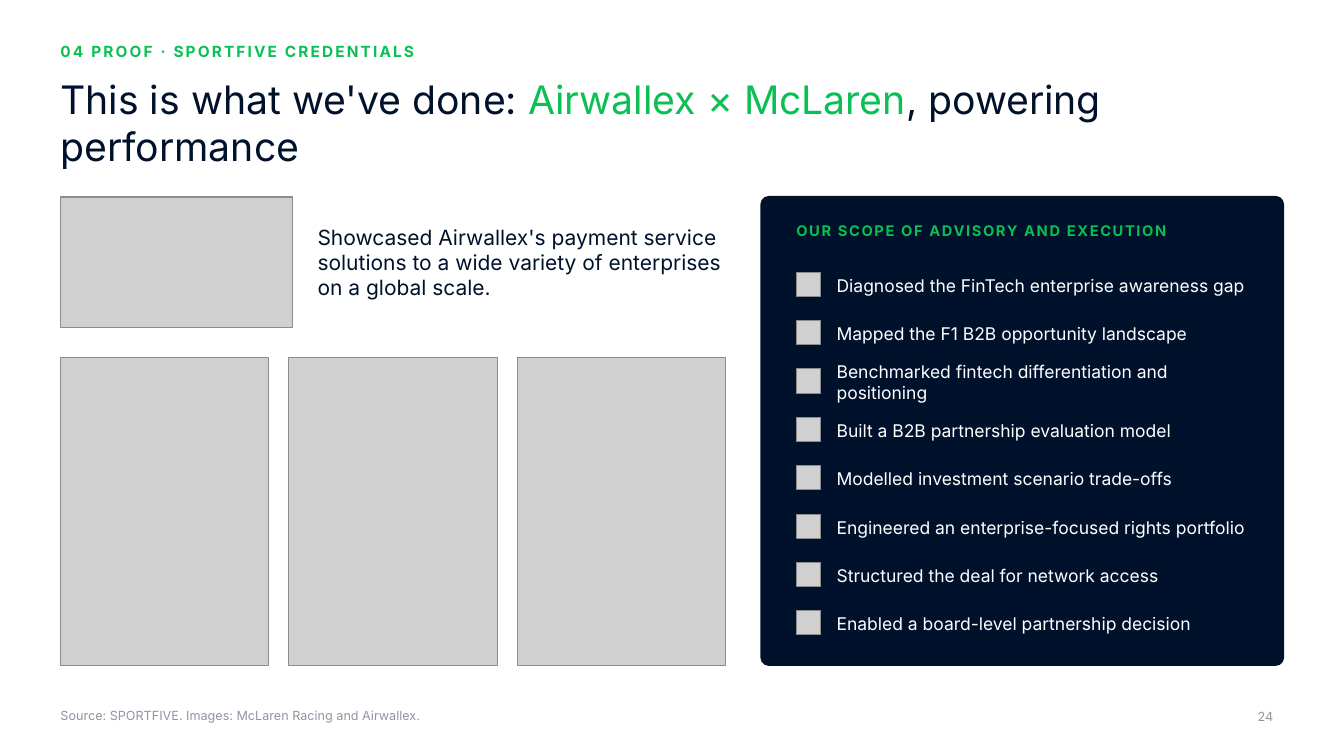
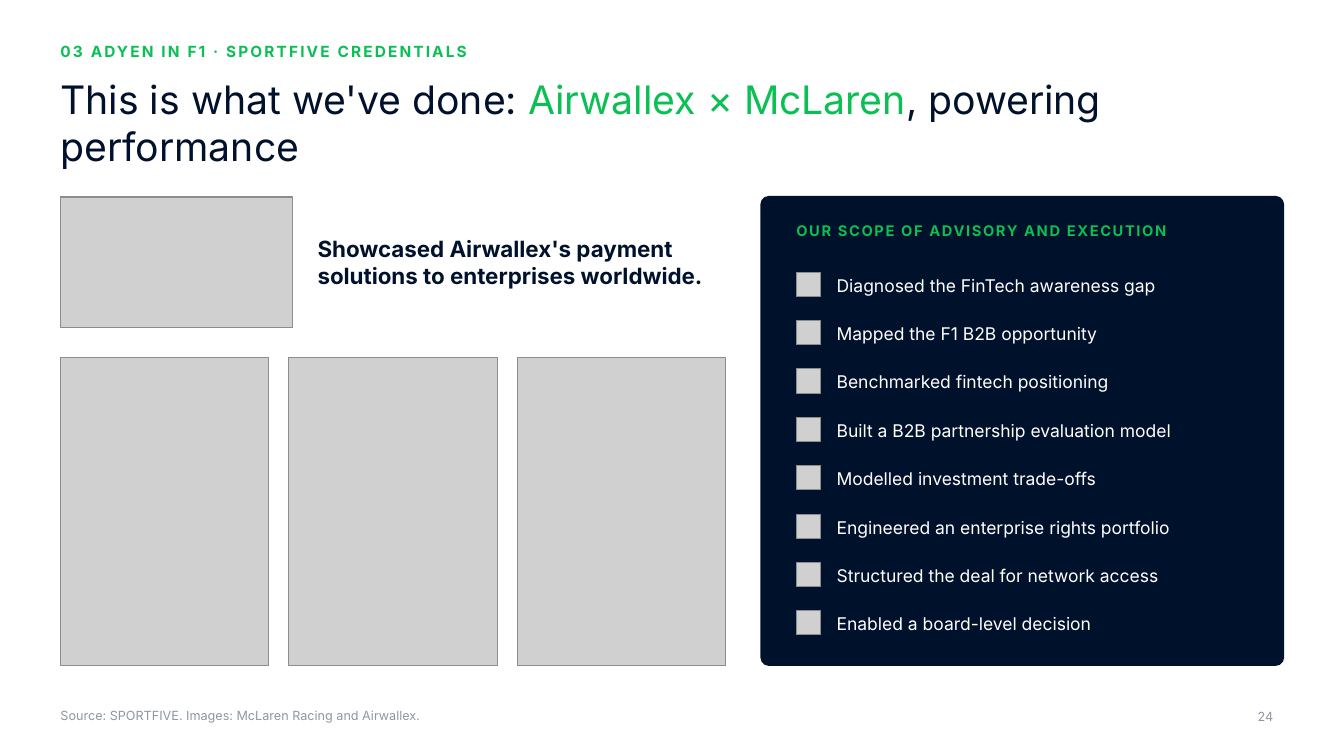
Before and after one commit to rahulgopalan42/rg42, a slide deck: slide 24 of adyen-f1-deck/Adyen x F1 - Chairman deck.pptx. Drawn at 1344x756 pixels with LibreOffice and Linux fonts; fonts in the diff are those of the drawing; grey boxes stand for pictures; background and template pictures are left out. Boxes give left, top, right and bottom in pixels: in the first picture for what was removed or moved away, otherwise in the second. Text is boxed around its words. In the diff, an @@ line names an element or a change of style, - is before the commit and + after.

```diff
--- a/adyen-f1-deck/Adyen x F1 - Chairman deck.pptx
+++ b/adyen-f1-deck/Adyen x F1 - Chairman deck.pptx
@@ text at (60, 45, 414, 57): text changed @@
-04 PROOF · SPORTFIVE CREDENTIALS
+03 ADYEN IN F1 · SPORTFIVE CREDENTIALS
@@ text at (318, 240, 703, 289): text changed; size 15 to 16 pt; bold on @@
-Showcased Airwallex's payment service solutions to a wide variety of enterprises on a global scale.
+Showcased Airwallex's payment solutions to enterprises worldwide.
@@ text at (837, 279, 1155, 296): text changed @@
-Diagnosed the FinTech enterprise awareness gap
+Diagnosed the FinTech awareness gap
@@ text at (837, 327, 1097, 344): text changed @@
-Mapped the F1 B2B opportunity landscape
+Mapped the F1 B2B opportunity
@@ text at (837, 374, 1109, 392): text changed @@
-Benchmarked fintech differentiation and positioning
+Benchmarked fintech positioning
@@ text at (837, 471, 1096, 486): text changed @@
-Modelled investment scenario trade-offs
+Modelled investment trade-offs
@@ text at (837, 520, 1170, 538): text changed @@
-Engineered an enterprise-focused rights portfolio
+Engineered an enterprise rights portfolio
@@ text at (837, 617, 1091, 631): text changed @@
-Enabled a board-level partnership decision
+Enabled a board-level decision
```
Also in this commit, not shown: 32 other slides changed, 7 slides added, 7 slides removed, 24 other files.
